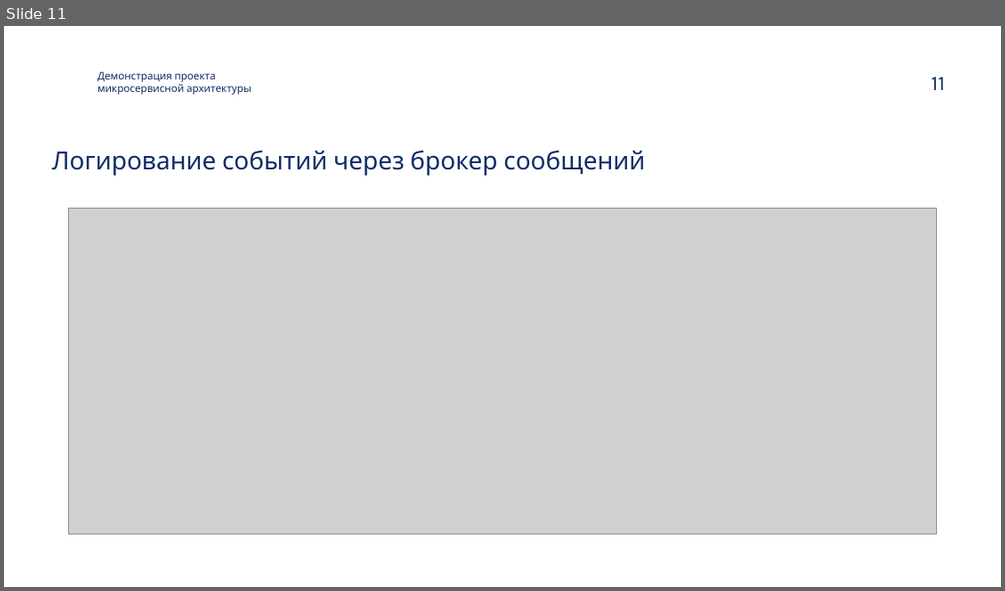
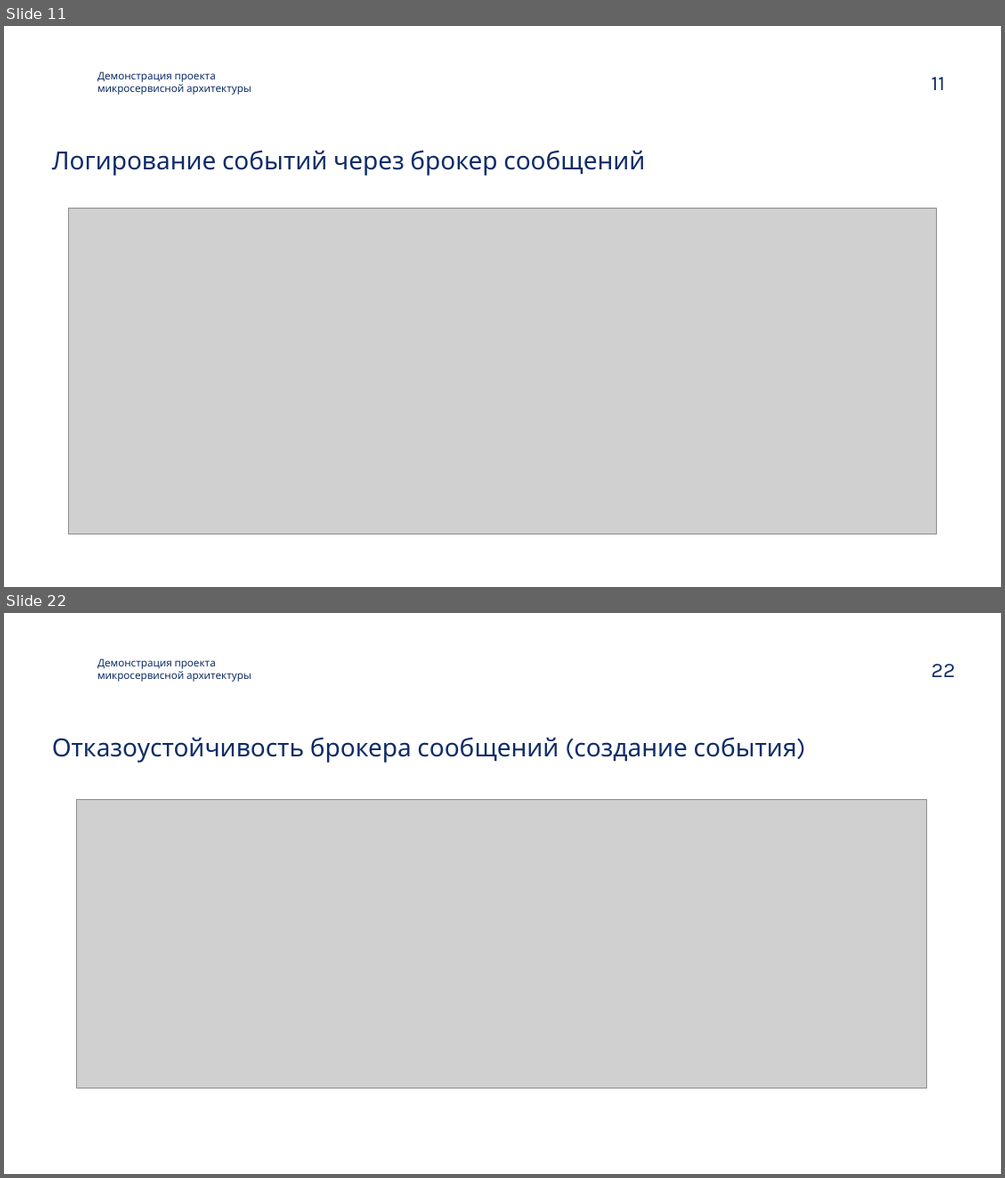
Before and after one commit to DimasBird/Docker-Shop-Microservice, a slide deck: Демонстрация проекта.pptx. Shown one above the other, each under a label of ours: slide 11 before the commit, slides 11 and 22 after it; the slides between them are not shown. The pictures are 1005x591 and 1005x1178 pixels, drawn with LibreOffice and Linux fonts; fonts in the diff are those of the drawing; grey boxes stand for pictures; background and template pictures are left out. Boxes give left, top, right and bottom in pixels: in the first picture for what was removed or moved away, otherwise in the second. Text is boxed around its words. In the diff, an @@ line names an element or a change of style, - is before the commit and + after.

```diff
--- a/Демонстрация проекта.pptx
+++ b/Демонстрация проекта.pptx
@@ slide 22 added at (4,613,1001,1174), background #FFFFFF; not listed: 1 template element that a slide beside it also shows @@
@@ text added at (97,658,251,682), 10 pt, text #0F2C68 @@
+Демонстрация проекта микросервисной архитектуры
@@ title added at (52,737,797,763), 24 pt, text #0F2C68 @@
+Отказоустойчивость брокера сообщений (создание события)
@@ picture added at (77,799,926,1088) @@
```
Also in this commit, not shown: 2 slides changed, 12 other slides added, 16 other files.
